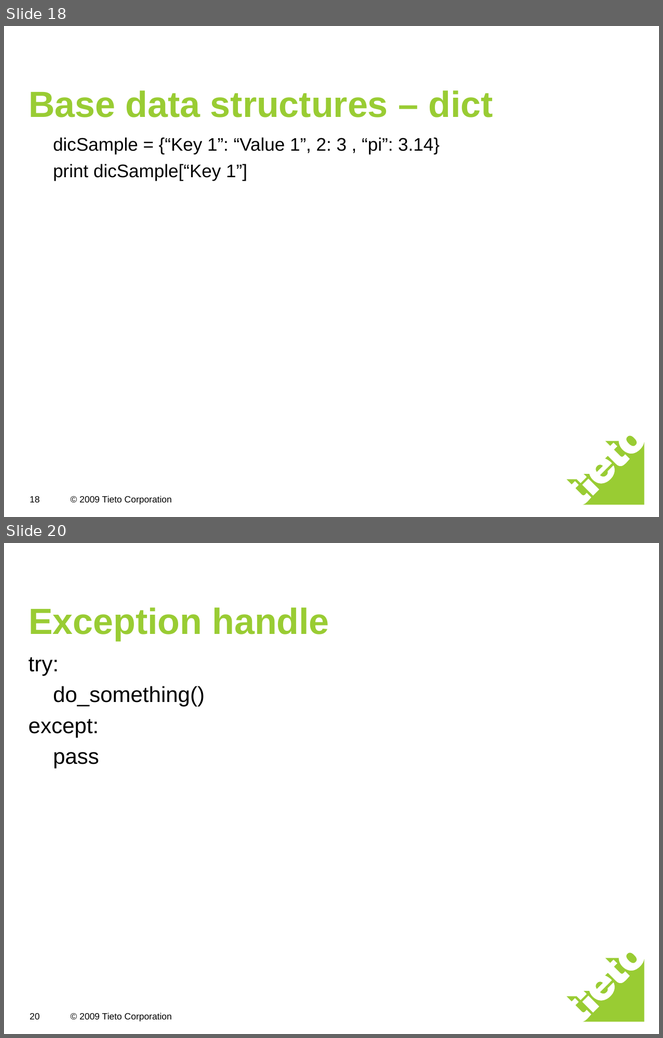
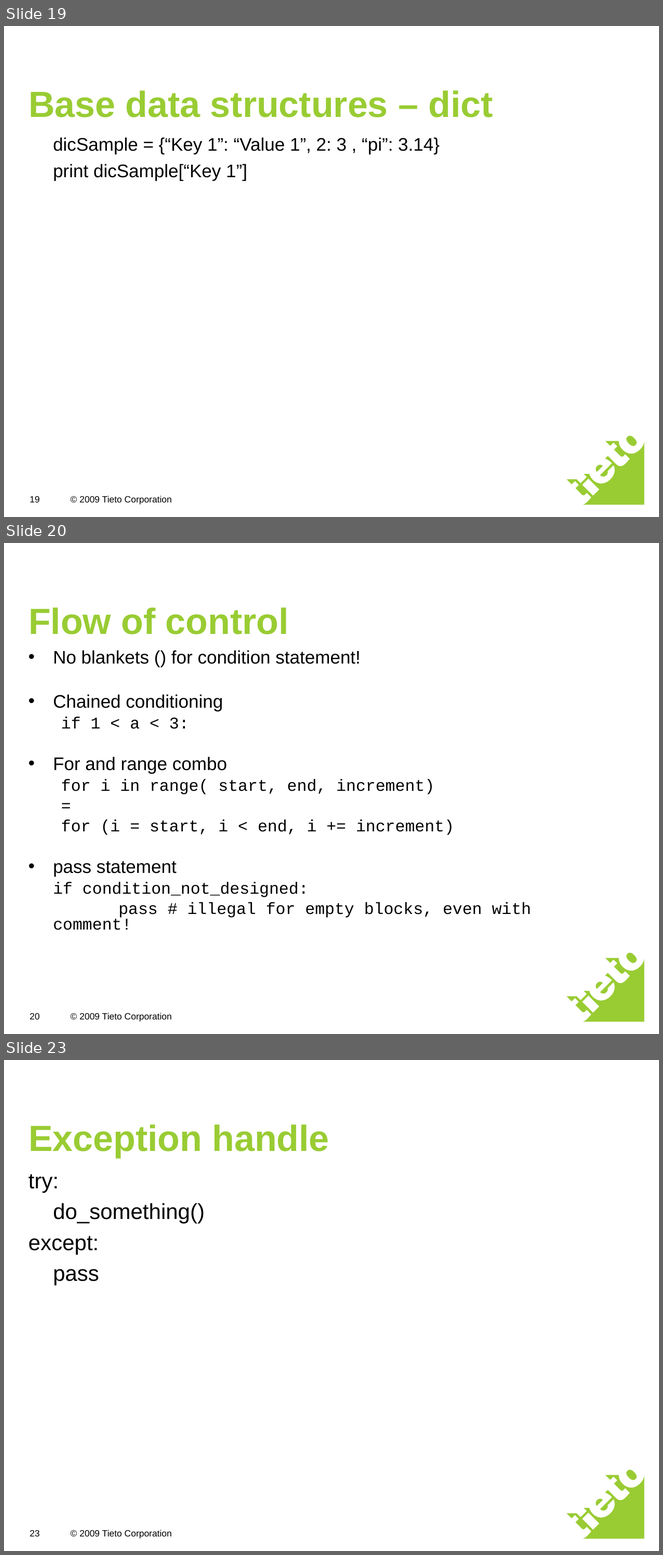
Before and after one commit to freebendy/python, a slide deck: python introduction.ppt. Shown one above the other, each under a label of ours: slides 18 and 20 before the commit, slides 19, 20 and 23 after it; the slides between them are not shown. The pictures are 663x1038 and 663x1555 pixels, drawn with LibreOffice and Linux fonts; fonts in the diff are those of the drawing. Boxes give left, top, right and bottom in pixels: in the first picture for what was removed or moved away, otherwise in the second. Text is boxed around its words. In the diff, an @@ line names an element or a change of style, - is before the commit and + after.

```diff
--- a/python introduction.ppt
+++ b/python introduction.ppt
@@ slide 20 added at [4,543,659,1034], background #FFFFFF; not listed: 2 template elements that a slide beside it also shows @@
@@ title added at [28,607,289,635], 40 pt, text #99CC33, bold @@
+Flow of control
@@ text added at [53,650,532,930], 18 pt, text #000000 @@
+• No blankets () for condition statement!
+• Chained conditioning
+  if 1 < a < 3:
+• For and range combo
+  for i in range( start, end, increment)
+  =
+  for (i = start, i < end, i += increment)
+• pass statement
+if condition_not_designed:
+pass # illegal for empty blocks, even with comment!
@@ page number added at [29,1013,39,1020], 10 pt, text #000000 @@
+20
@@ what was slide 18 is now slide 19 @@
@@ page number at [29,496,39,503]: text changed @@
-18
+19
@@ what was slide 20 is now slide 23 @@
@@ page number at [29,1530,39,1537]: text changed @@
-20
+23
```
Also in this commit, not shown: 1 slide changed, 4 other slides added, 1 slide removed, 10 other files.
